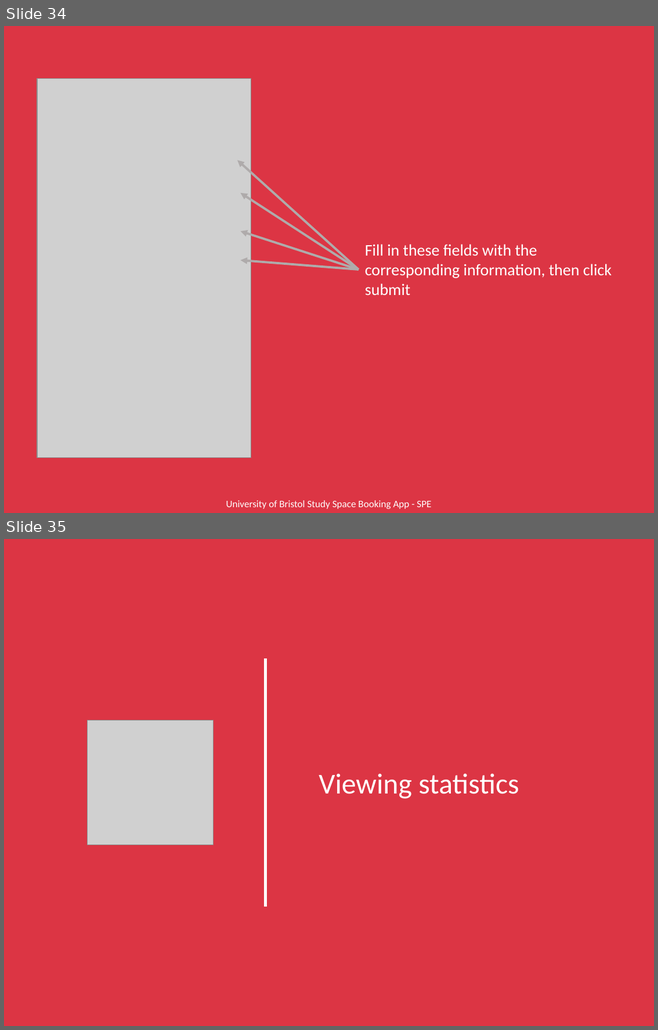
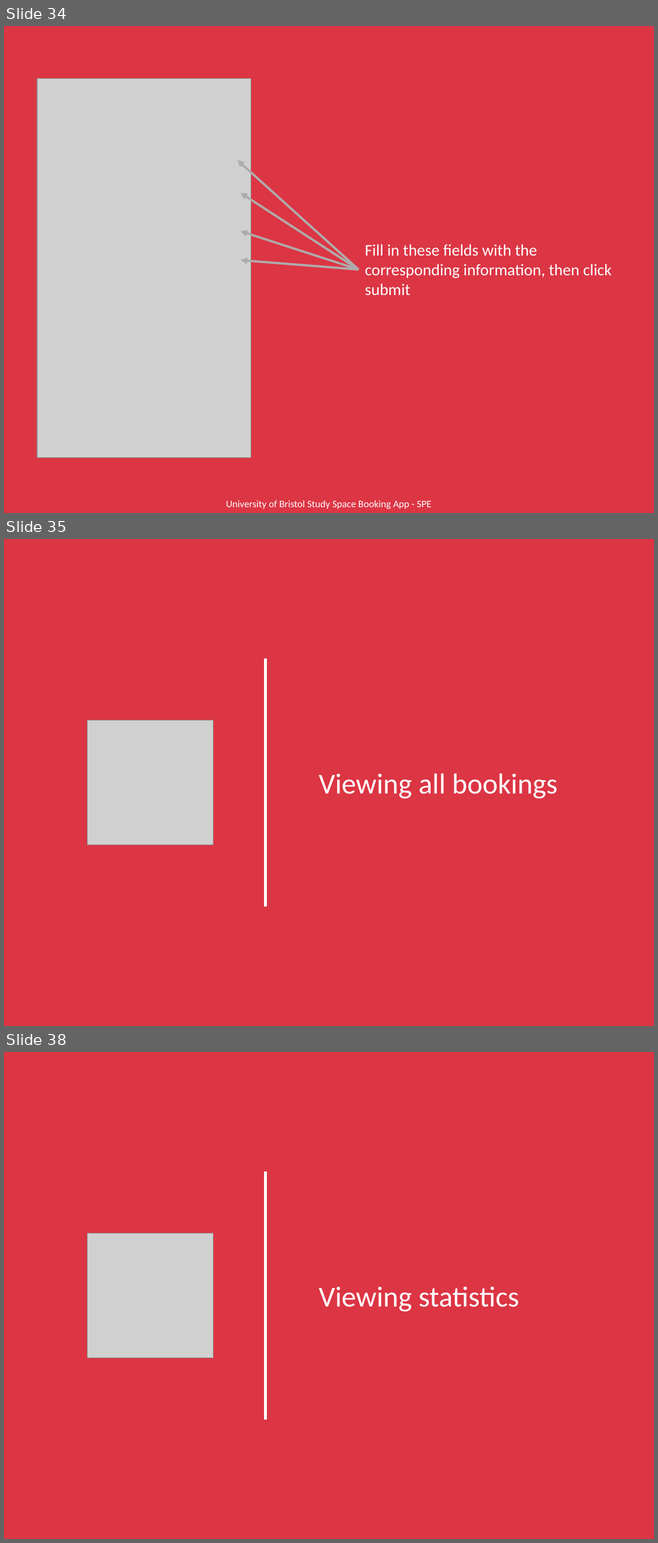
Before and after one commit to ah16165/University-Study-Space-Booking-App, a slide deck: Not_Main_Application/UserManual.pptx. Shown one above the other, each under a label of ours: slides 34 and 35 before the commit, slides 34, 35 and 38 after it; the slides between them are not shown. The pictures are 658x1030 and 658x1543 pixels, drawn with LibreOffice and Linux fonts; fonts in the diff are those of the drawing; grey boxes stand for pictures. Boxes give left, top, right and bottom in pixels: in the first picture for what was removed or moved away, otherwise in the second. Text is boxed around its words. In the diff, an @@ line names an element or a change of style, - is before the commit and + after.

Commit message:
Updating user manual with admin view bookings

```diff
--- a/Not_Main_Application/UserManual.pptx
+++ b/Not_Main_Application/UserManual.pptx
@@ slide 35 added at [4, 539, 654, 1026], background #DC3544 @@
@@ line added from (265, 658) to (265, 907), #FFFFFF 3 pt @@
@@ picture added at [87, 720, 213, 845] @@
@@ text added at [318, 773, 557, 799], 32 pt, text #FFFFFF @@
+Viewing all bookings
@@ what was slide 35 is now slide 38 @@
```
Also in this commit, not shown: 2 slides changed, 2 other slides added, 2 other files.
